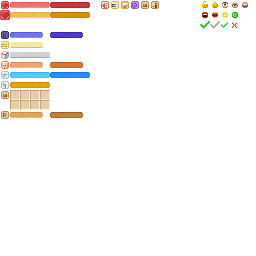
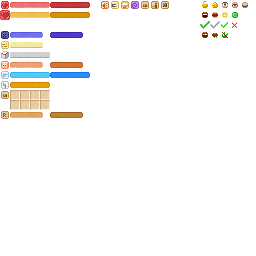
Before/after of a w=256, h=256 layered artwork. What changed in the layer stack:
added layer "吃草 - 没草吃" above "吃草 - 正在吃" over [222, 32, 228, 38]
added layer "吃草 - 正在吃" above "吃草 - 能吃" over [212, 33, 218, 39]
added layer "吃草 - 能吃" above "吃草" over [202, 32, 208, 39]
added layer "吃草" above "拴绳" over [161, 1, 169, 9]
